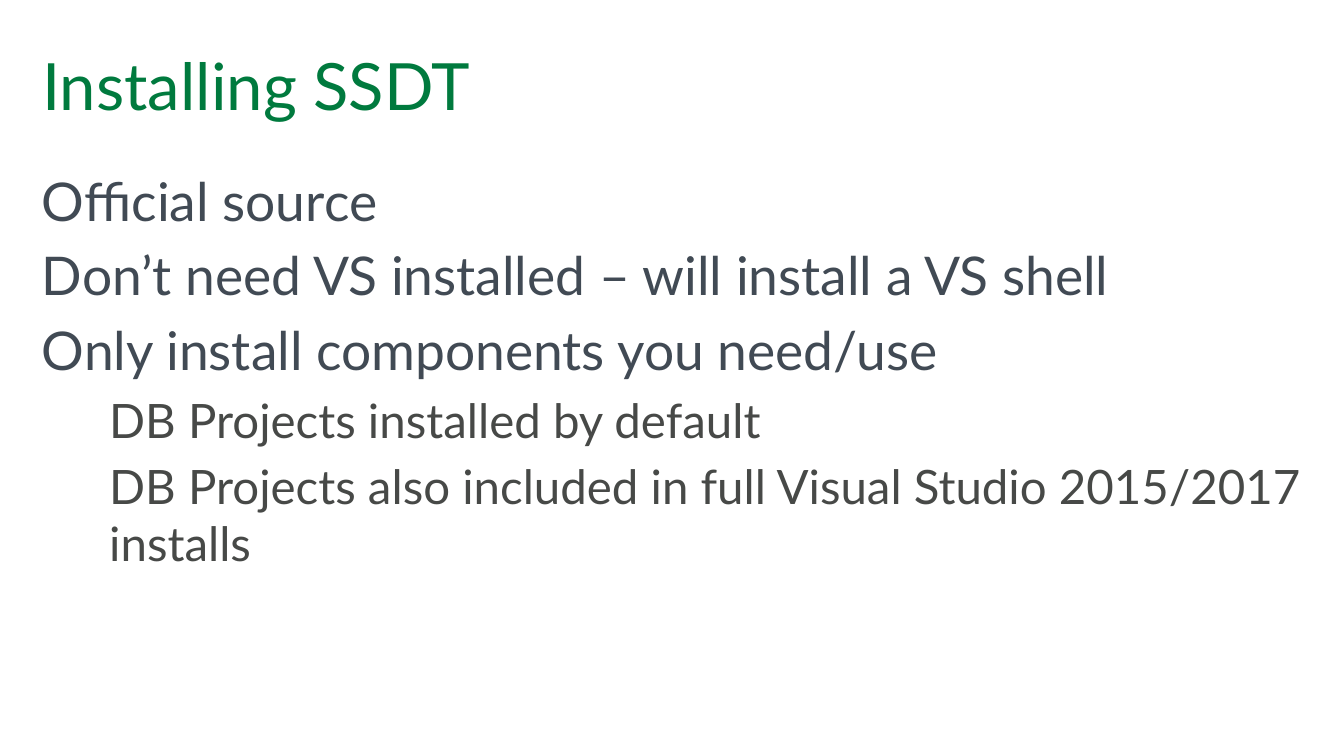
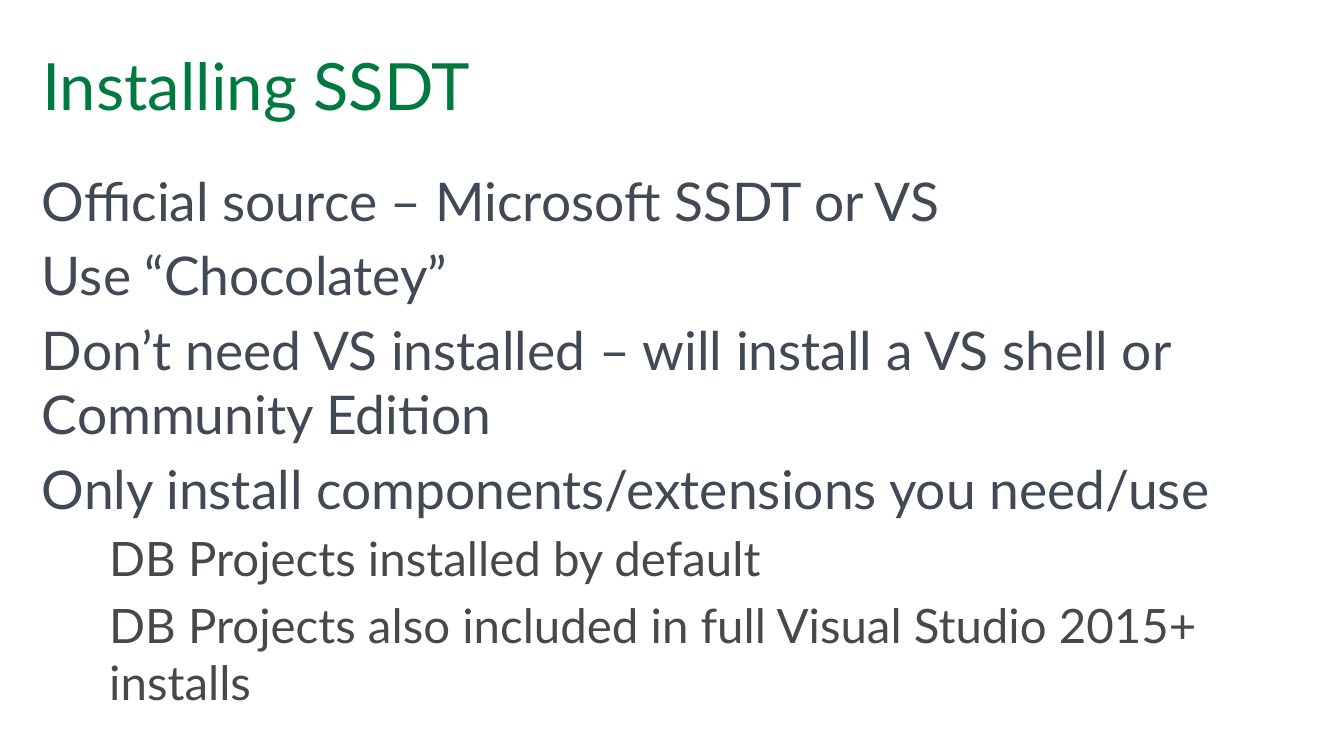
Before and after one commit to paschott/SSDT_101, a slide deck: slide 4 of Getting Your DB Schema Under Control With SSDT - SQL Saturday.pptx (slide 3 before the commit). Drawn at 1344x756 pixels with LibreOffice and Linux fonts; fonts in the diff are those of the drawing; background and template pictures are left out. Boxes give left, top, right and bottom in pixels: in the first picture for what was removed or moved away, otherwise in the second. Text is boxed around its words. In the diff, an @@ line names an element or a change of style, - is before the commit and + after.

```diff
--- a/Getting Your DB Schema Under Control With SSDT - SQL Saturday.pptx
+++ b/Getting Your DB Schema Under Control With SSDT - SQL Saturday.pptx
@@ text at [42,181,1210,518]: text changed @@
-Official source
-Don’t need VS installed – will install a VS shell
-Only install components you need/use
+Official source – Microsoft SSDT or VS
+Use “Chocolatey”
+Don’t need VS installed – will install a VS shell or Community Edition
+Only install components/extensions you need/use
@@ text at [109,608,1197,701]: text changed @@
-  DB Projects also included in full Visual Studio 2015/2017 installs
+  DB Projects also included in full Visual Studio 2015+ installs
```
Also in this commit, not shown: 2 slides added, 6 other files.
